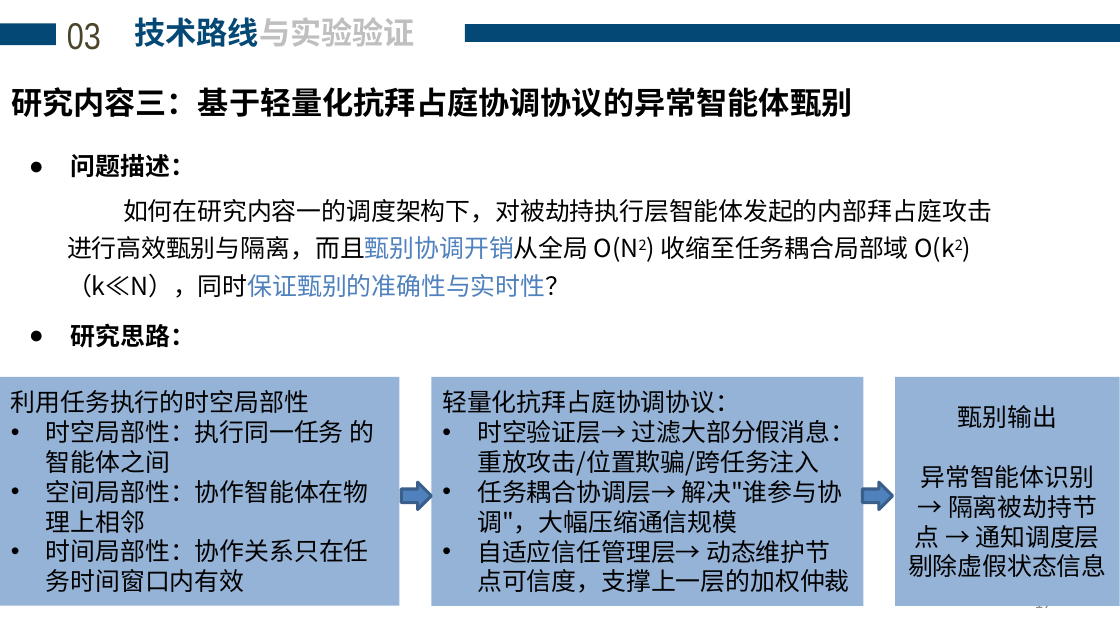
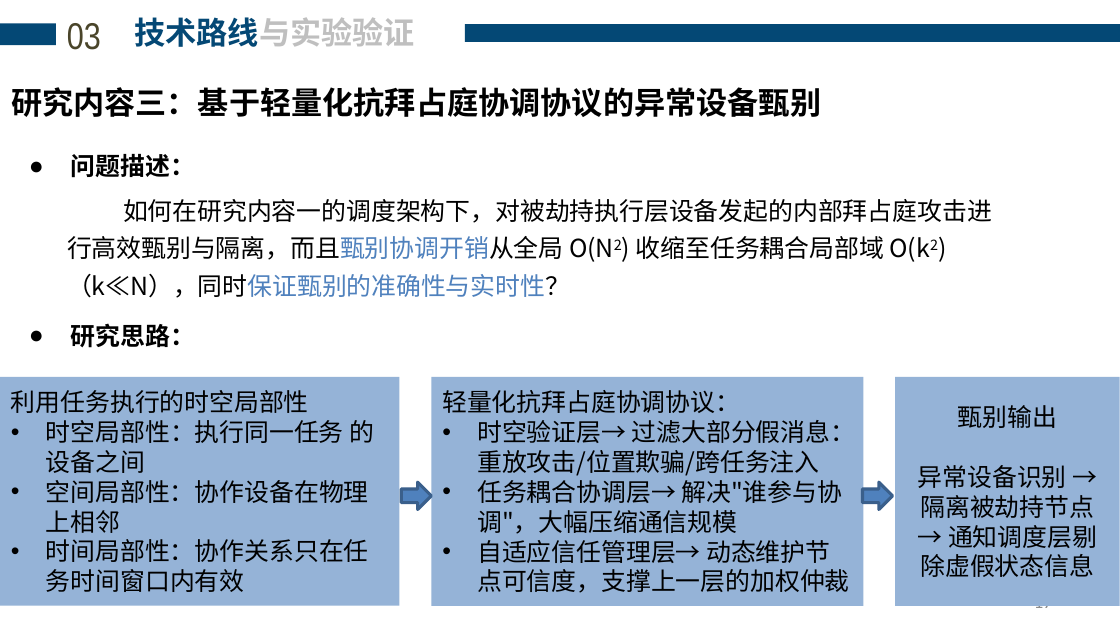
Before and after one commit to analyst2004lx/paper01, a slide deck: slide 17 of 开题报告/于琪-开题PPT(20260809) .pptx. Drawn at 1120x630 pixels with LibreOffice and Linux fonts; fonts in the diff are those of the drawing. Boxes give left, top, right and bottom in pixels: in the first picture for what was removed or moved away, otherwise in the second. Text is boxed around its words. In the diff, an @@ line names an element or a change of style, - is before the commit and + after.

```diff
--- a/开题报告/于琪-开题PPT(20260809) .pptx
+++ b/开题报告/于琪-开题PPT(20260809) .pptx
@@ text at (11, 87, 821, 117): text changed @@
-研究内容三：基于轻量化抗拜占庭协调协议的异常智能体甄别
+研究内容三：基于轻量化抗拜占庭协调协议的异常设备甄别
@@ text at (67, 199, 992, 298): text changed @@
-如何在研究内容一的调度架构下，对被劫持执行层智能体发起的内部拜占庭攻击进行高效甄别与隔离，而且甄别协调开销从全局 O(N2) 收缩至任务耦合局部域 O(k2)（k≪N），同时保证甄别的准确性与实时性？
+如何在研究内容一的调度架构下，对被劫持执行层设备发起的内部拜占庭攻击进行高效甄别与隔离，而且甄别协调开销从全局 O(N2) 收缩至任务耦合局部域 O(k2)（k≪N），同时保证甄别的准确性与实时性？
@@ text in rectangle at (46, 420, 374, 533): text changed @@
-• 时空局部性：执行同一任务 的智能体之间
-• 空间局部性：协作智能体在物理上相邻
+• 时空局部性：执行同一任务 的设备之间
+• 空间局部性：协作设备在物理上相邻
@@ text in rectangle at (918, 465, 1097, 577): text changed @@
-异常智能体识别 → 隔离被劫持节点 → 通知调度层剔除虚假状态信息
+异常设备识别 → 隔离被劫持节点 → 通知调度层剔除虚假状态信息
```
Also in this commit, not shown: 17 other slides changed, 1 slide added, 1 slide removed, 9 other files.
